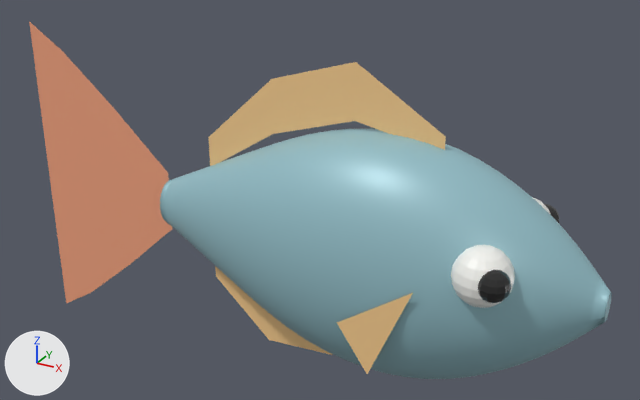
Two versions of the glTF model public/models/fish/guppy.glb, one commit apart.
Camera for both pictures: a camera (50 mm lens) standing at (0.382, -0.627, 0.348) and looking at (0.024, 0.024, 0.022). Lighting does not change. The marker at lower left points along +X, +Y and +Z. The older version comes first. Where no turn or scale is listed for an object, it has been applied to the vertices. Vertices at exactly the same position are counted once.

The first picture shows 'guppy_anal', 'guppy_body', 'guppy_dorsal', 'guppy_eye_R', 'guppy_eyew_R', 'guppy_pec_R', 'guppy_tail' and 2 more.
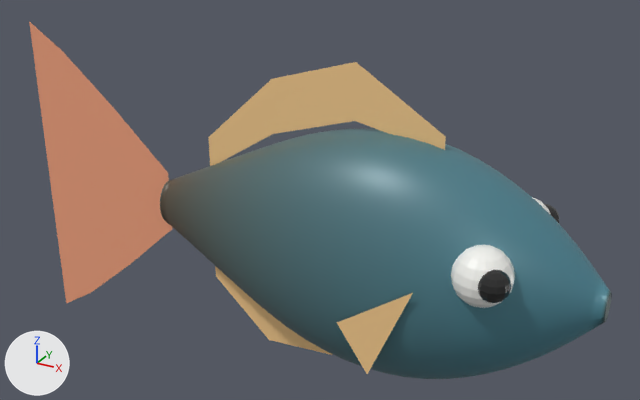
Diff of the bpy script that builds the scene:
```diff
--- a/public/models/fish/guppy.glb.py
+++ b/public/models/fish/guppy.glb.py
@@ img_guppy_body_tex @@
+img_guppy_body_tex = load_image('guppy_body_tex', '_unpacked/guppy_body_tex', 128, 64, 'sRGB')
@@ mat_guppy_body_mat @@
 mat_guppy_body_mat = principled_material('guppy_body_mat')
-mat_guppy_body_mat.base_color = (0.3, 0.52, 0.58)  # greyish cyan #95bfc8
+mat_guppy_body_mat.texture = img_guppy_body_tex
 mat_guppy_body_mat.metallic = 0.08
@@ me_guppy_body @@
 me_guppy_body.from_pydata(...)  # 3266 vertices, 6528 faces; spans x -0.2..0.22, y -0.074..0.074, z -0.109..0.109
 # used by ob_guppy_body; location = (0.07, 0.0, -0.0025)
+# me_guppy_body part 1: texture (UV) coordinates changed
 me_guppy_body.materials.append(mat_guppy_body_mat)
```

Boxes [x1, y1, x2, y2] around the edits, measured in the pictures (640 x 400 px):
'guppy_body', surface changed (greyish cyan to cyan)
    both: [160, 129, 612, 379]
